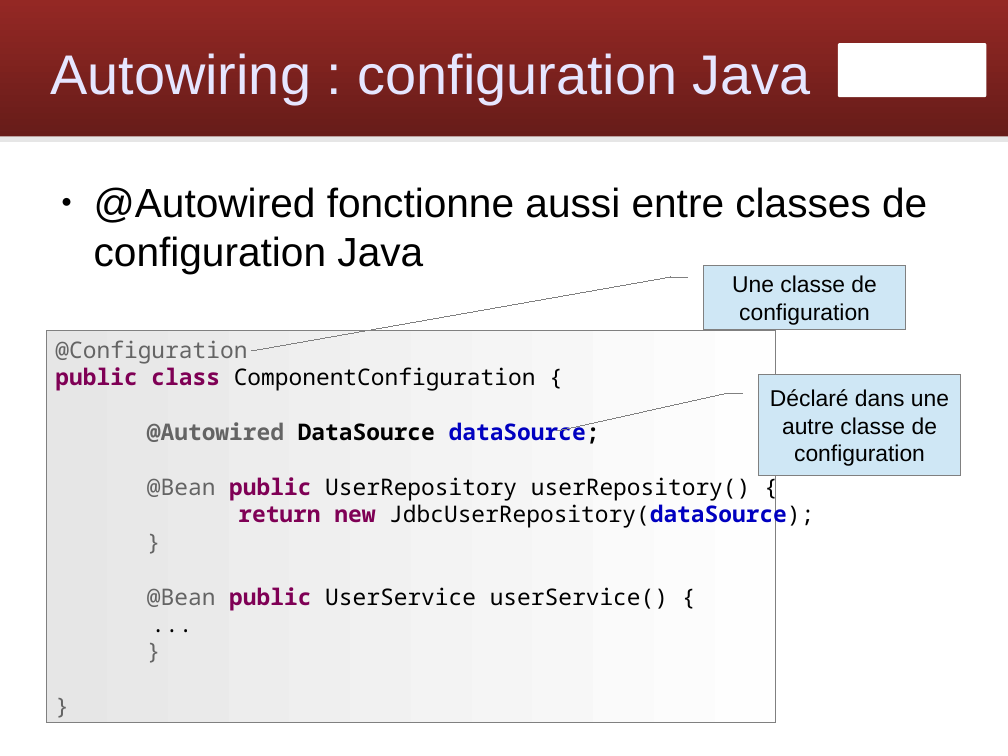
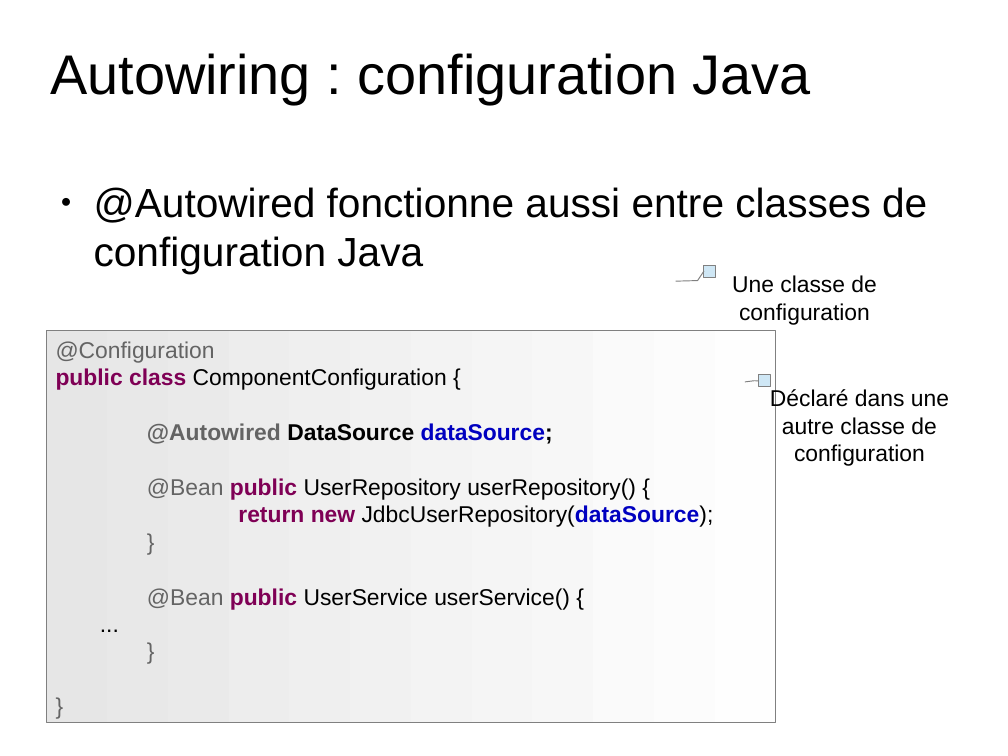
Before and after one commit to Zenika/workshop-spring-core, a slide deck: slide 38 of spring-workshop.odp. Drawn at 1008x756 pixels with LibreOffice and Linux fonts; fonts in the diff are those of the drawing; background and template pictures are left out. Boxes give left, top, right and bottom in pixels: in the first picture for what was removed or moved away, otherwise in the second. Text is boxed around its words. In the diff, an @@ line names an element or a change of style, - is before the commit and + after.

Commit message:
Update theme

```diff
--- a/spring-workshop.odp
+++ b/spring-workshop.odp
@@ rounded rectangle removed at (0,0,1008,137) @@
@@ text "Autowiring : configuration Java" at (50,53,811,103): text colour #E6E6FF to #000000 @@
@@ freeform shape removed at (838,43,986,97) @@
@@ line removed from (0, 139) to (1008, 139) @@
@@ text "@Autowired fonctionne aussi entre classes ..." at (94,187,927,274): indent changed; less space between paragraphs @@
@@ border callout removed at (704,265,906,329) @@
-Une classe de configuration
@@ freeform shape added at (704,265,906,329), fill #CFE7F5, outline #808080 0.74 pt, 18 pt, text #000000 @@
+Une classe de configuration
@@ rectangle "@Configuration" at (47,331,776,723): font Noto Sans Mono to Arial; outline #808080 0 pt to #808080 0.74 pt @@
@@ border callout removed at (759,375,960,476) @@
-Déclaré dans une autre classe de configuration
@@ freeform shape added at (759,375,960,476), fill #CFE7F5, outline #808080 0.74 pt, 18 pt, text #000000 @@
+Déclaré dans une autre classe de configuration
```
Also in this commit, not shown: 106 other slides changed.
